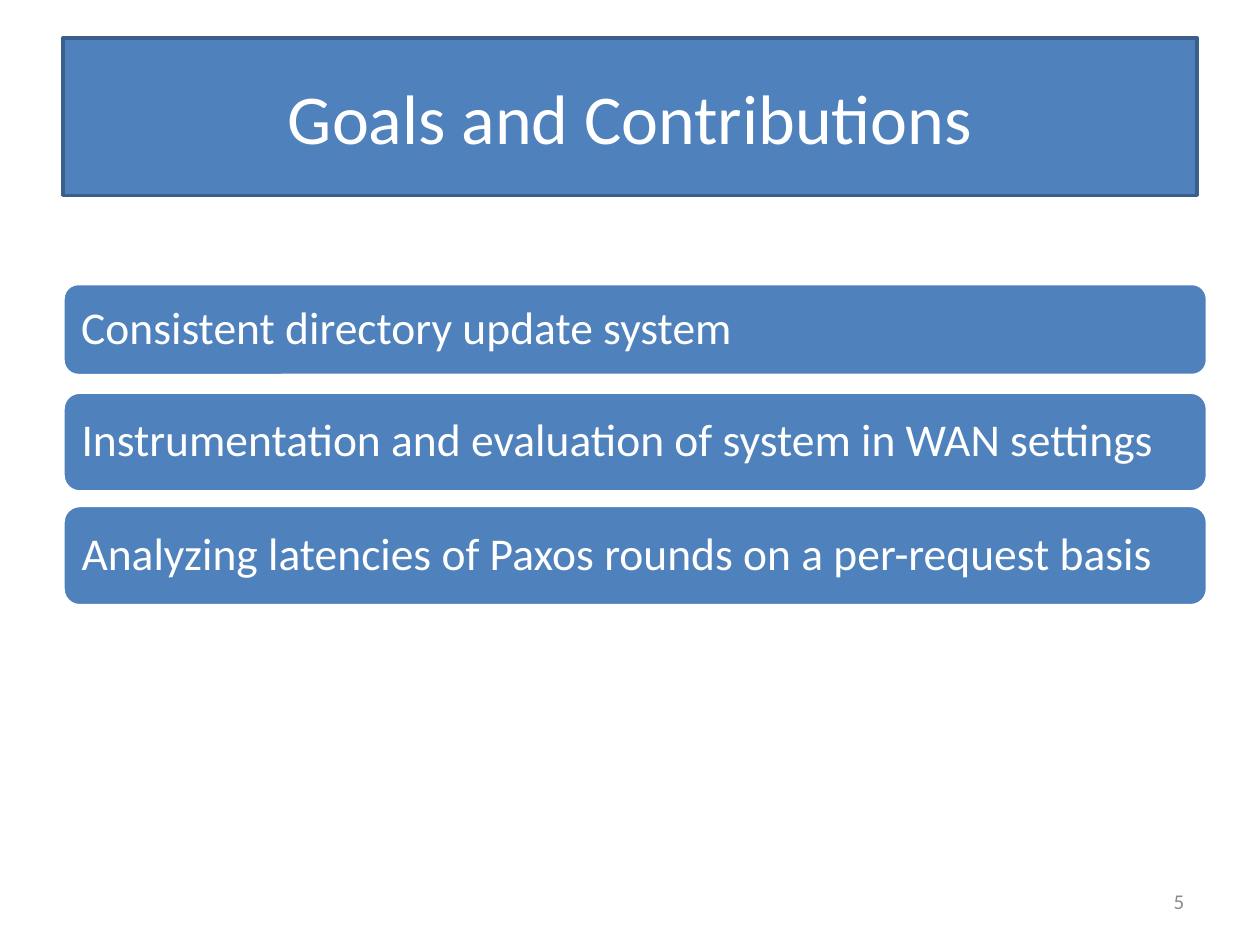
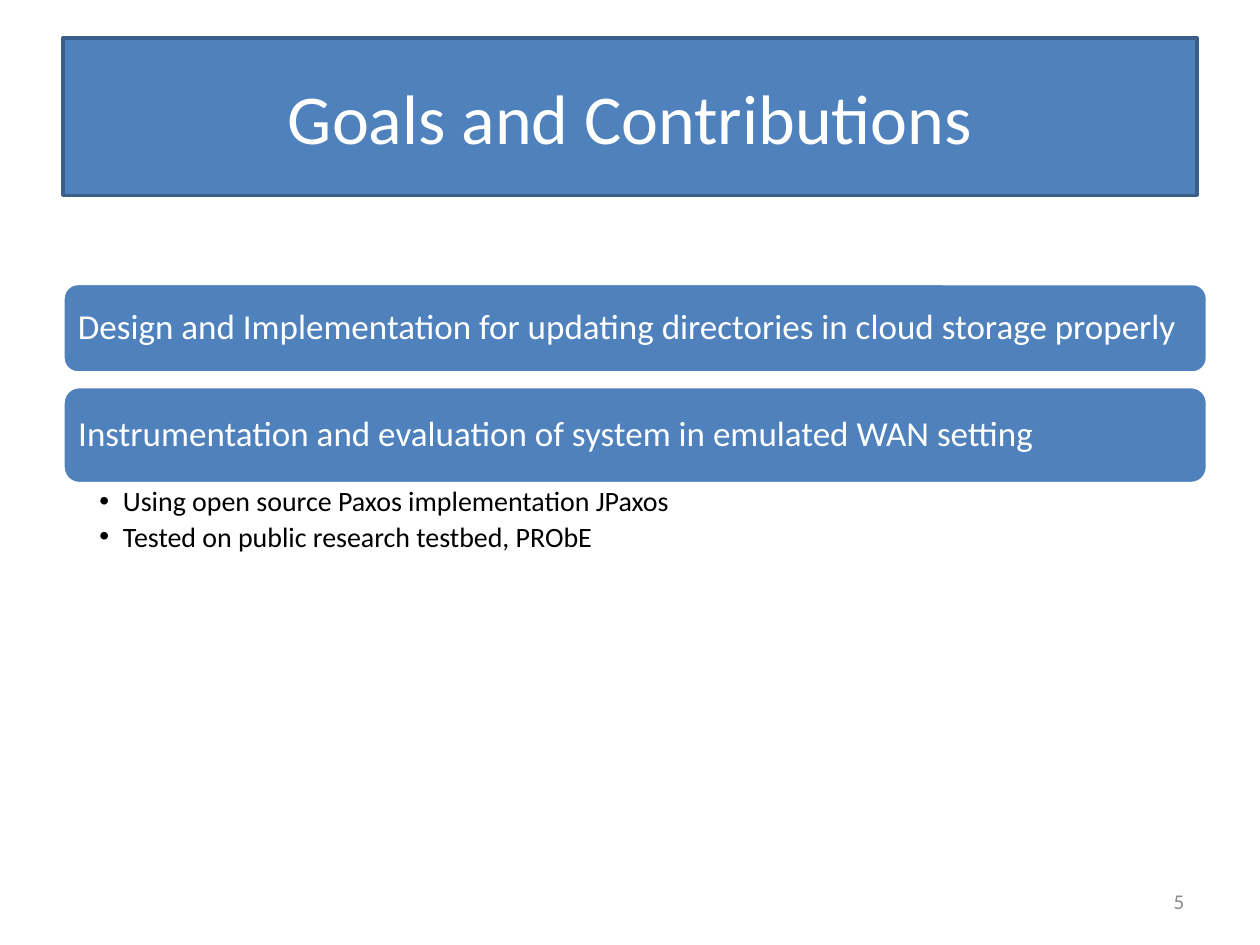
Before and after one commit to Slania/JPaxos-1, a slide deck: slide 5 of Paxos based directory updates for geo-replicated cloud storage.pptx. Drawn at 1260x945 pixels with LibreOffice and Linux fonts; fonts in the diff are those of the drawing. Boxes give left, top, right and bottom in pixels: in the first picture for what was removed or moved away, otherwise in the second. Text is boxed around its words. In the diff, an @@ line names an element or a change of style, - is before the commit and + after.

```diff
--- a/Paxos based directory updates for geo-replicated cloud storage.pptx
+++ b/Paxos based directory updates for geo-replicated cloud storage.pptx
@@ text at <box>78,314,1175,345</box>: text changed; size 26 to 20 pt @@
-Consistent directory update system
+Design and Implementation for updating directories in cloud storage properly
@@ rounded rectangle: place and size @@
-rounded rectangle at <box>63,392,1207,491</box>
+rounded rectangle at <box>63,387,1207,484</box>
@@ text at <box>78,421,1033,452</box>: text changed; size 26 to 20 pt @@
-Instrumentation and evaluation of system in WAN settings
+Instrumentation and evaluation of system in emulated WAN setting
@@ rounded rectangle removed at <box>63,505,1207,606</box> @@
@@ text added at <box>123,491,669,552</box>, 16 pt, text #000000 @@
+  •• Using open source Paxos implementation JPaxos
+  •• Tested on public research testbed, PRObE
@@ text removed at <box>82,538,1152,578</box> @@
-Analyzing latencies of Paxos rounds on a per-request basis
```
Also in this commit, not shown: 8 other slides changed, 2 slides added, 1 other file.
